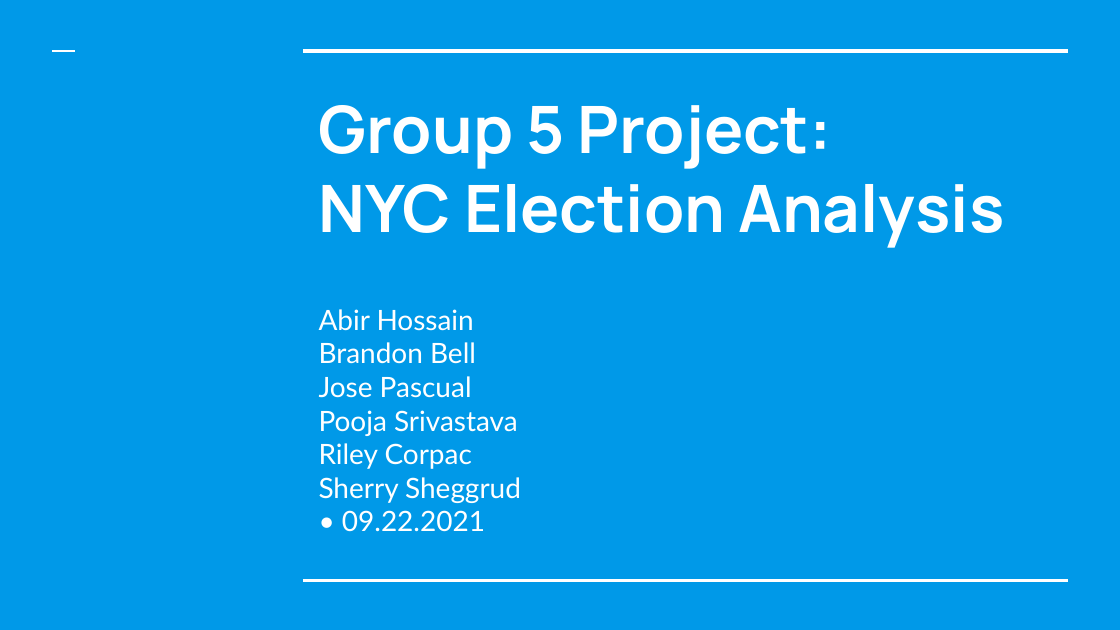
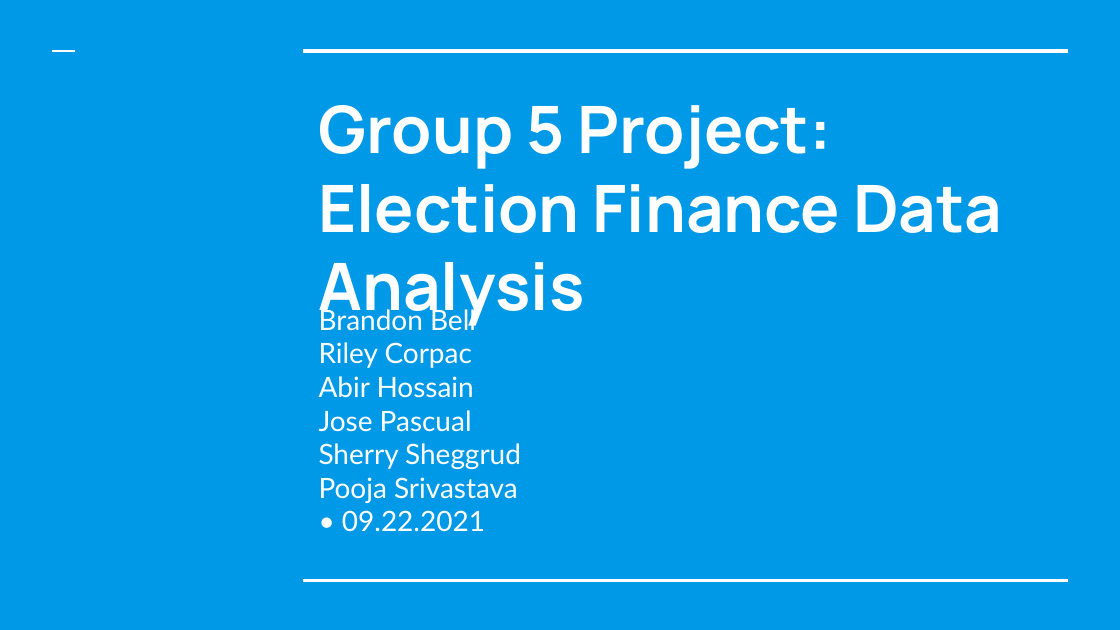
Before and after one commit to ssheggrud/Mod_20_Project, a slide deck: slide 1 of Presentation/Group5Presentation.pptx. Drawn at 1120x630 pixels with LibreOffice and Linux fonts; fonts in the diff are those of the drawing. Boxes give left, top, right and bottom in pixels: in the first picture for what was removed or moved away, otherwise in the second. Text is boxed around its words. In the diff, an @@ line names an element or a change of style, - is before the commit and + after.

```diff
--- a/Presentation/Group5Presentation.pptx
+++ b/Presentation/Group5Presentation.pptx
@@ title at (319, 184, 1002, 328): text changed @@
-NYC Election Analysis
+Election Finance Data Analysis
@@ subtitle at (319, 306, 476, 368): paragraphs added @@
+Brandon Bell
+Riley Corpac
@@ subtitle at (319, 342, 476, 364): paragraph removed @@
-Brandon Bell
@@ subtitle at (319, 443, 521, 532): text changed @@
-Pooja Srivastava
-Riley Corpac
-Sherry Sheggrud • 09.22.2021
+Sherry Sheggrud
+Pooja Srivastava • 09.22.2021
```
Also in this commit, not shown: 14 other slides changed, 1 slide added.
